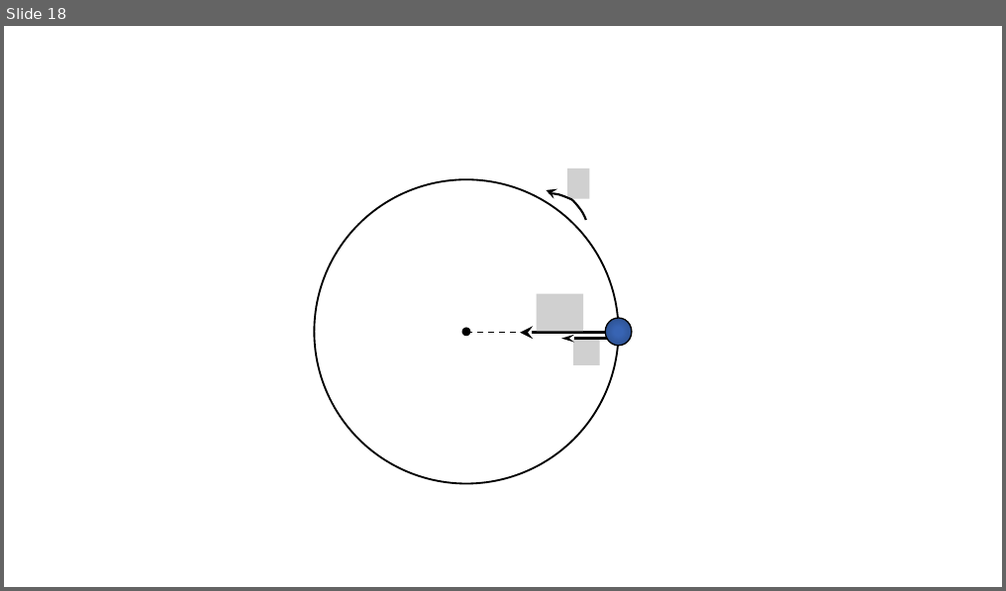
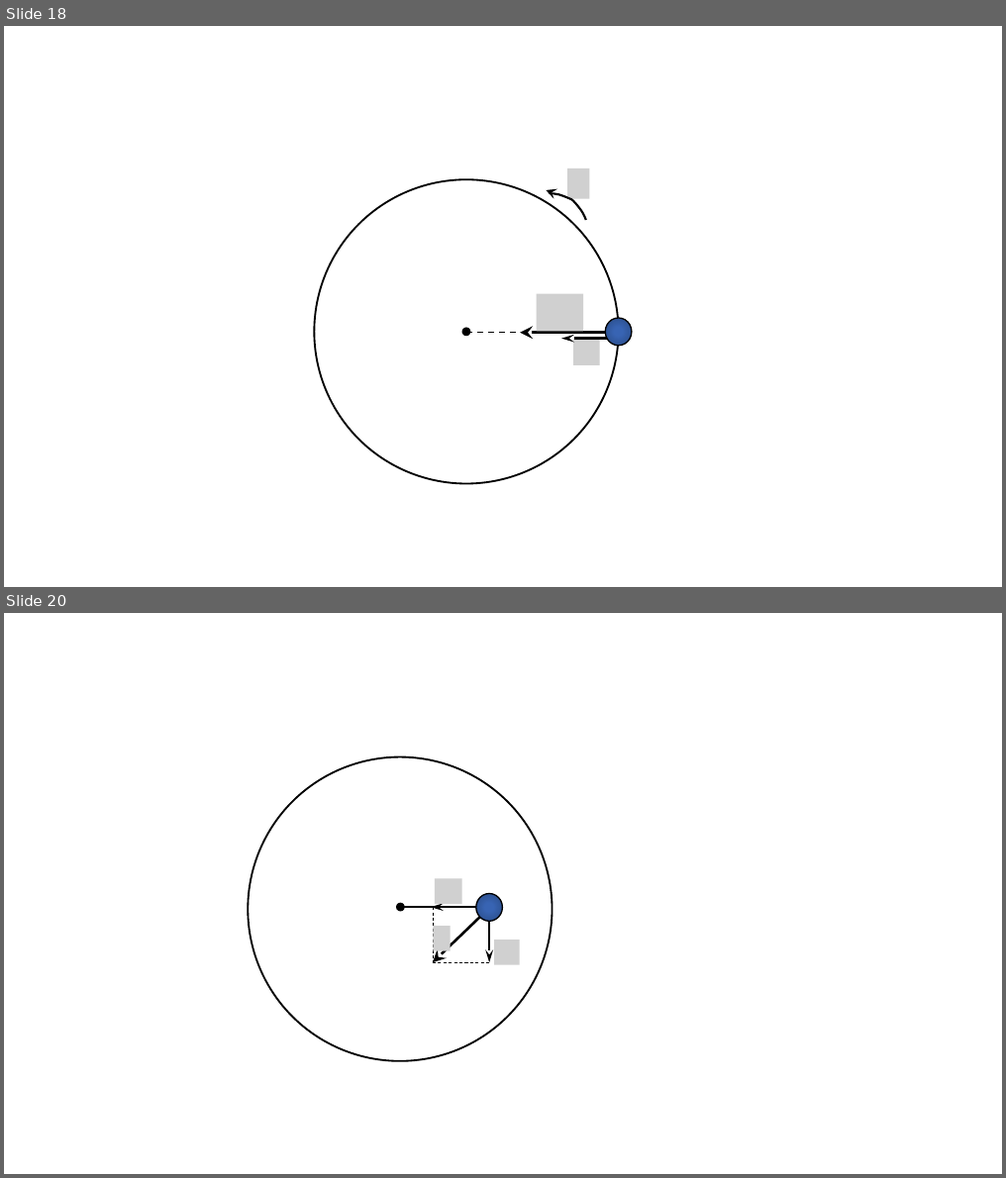
Before and after one commit to savchenko-physics/savchenko-physics.github.io, a slide deck: volunteer/Drawings.pptx. Shown one above the other, each under a label of ours: slide 18 before the commit, slides 18 and 20 after it; the slides between them are not shown. The pictures are 1006x591 and 1006x1178 pixels, drawn with LibreOffice and Linux fonts; fonts in the diff are those of the drawing; grey boxes stand for pictures. Boxes give left, top, right and bottom in pixels: in the first picture for what was removed or moved away, otherwise in the second. Text is boxed around its words. In the diff, an @@ line names an element or a change of style, - is before the commit and + after.

```diff
--- a/volunteer/Drawings.pptx
+++ b/volunteer/Drawings.pptx
@@ slide 20 added at <box>4,613,1002,1174</box>, background #FFFFFF @@
@@ ellipse added at <box>249,758,552,1061</box>, outline #000000 1.75 pt @@
@@ picture added at <box>435,878,462,904</box> @@
@@ ellipse added at <box>397,904,403,910</box>, fill #000000, outline #000000 2.25 pt @@
@@ line added from (404, 907) to (476, 907), #000000 1.5 pt @@
@@ arrow added from (476, 907) to (431, 907), #000000 2.5 pt @@
@@ line added from (433, 907) to (433, 962), #000000 0.75 pt dashed @@
@@ ellipse added at <box>476,894,503,922</box>, fill gradient #3864B3 to #2F5597 to #2C4F8C, outline #000000 1.25 pt @@
@@ arrow added from (480, 917) to (433, 962), #000000 2.5 pt @@
@@ picture added at <box>433,926,450,952</box> @@
@@ arrow added from (489, 922) to (489, 962), #000000 2.5 pt @@
@@ line added from (433, 962) to (489, 962), #000000 0.75 pt dashed @@
@@ picture added at <box>494,940,520,965</box> @@
```
Also in this commit, not shown: 1 other slide added, 22 other files.
